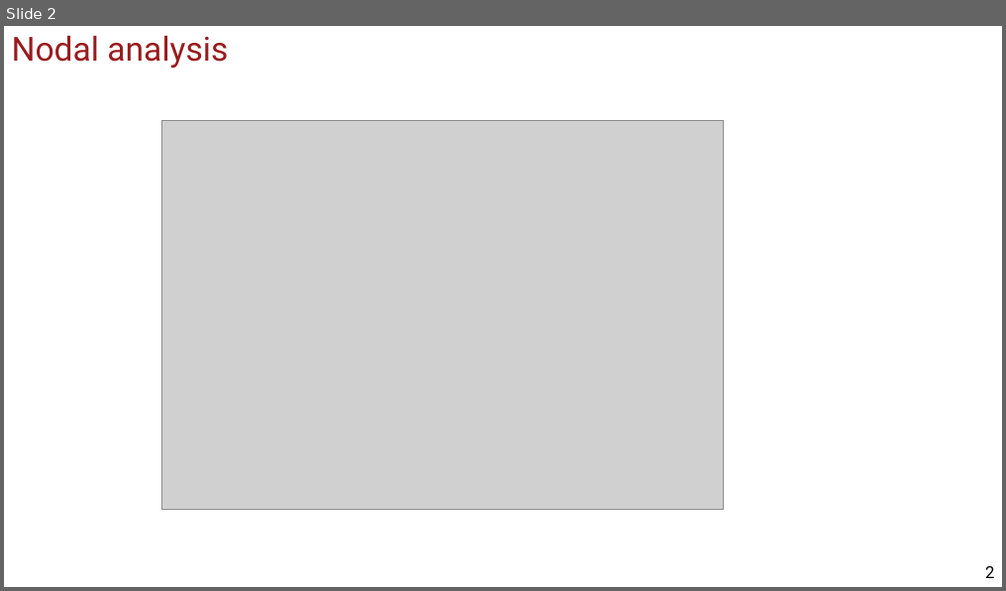
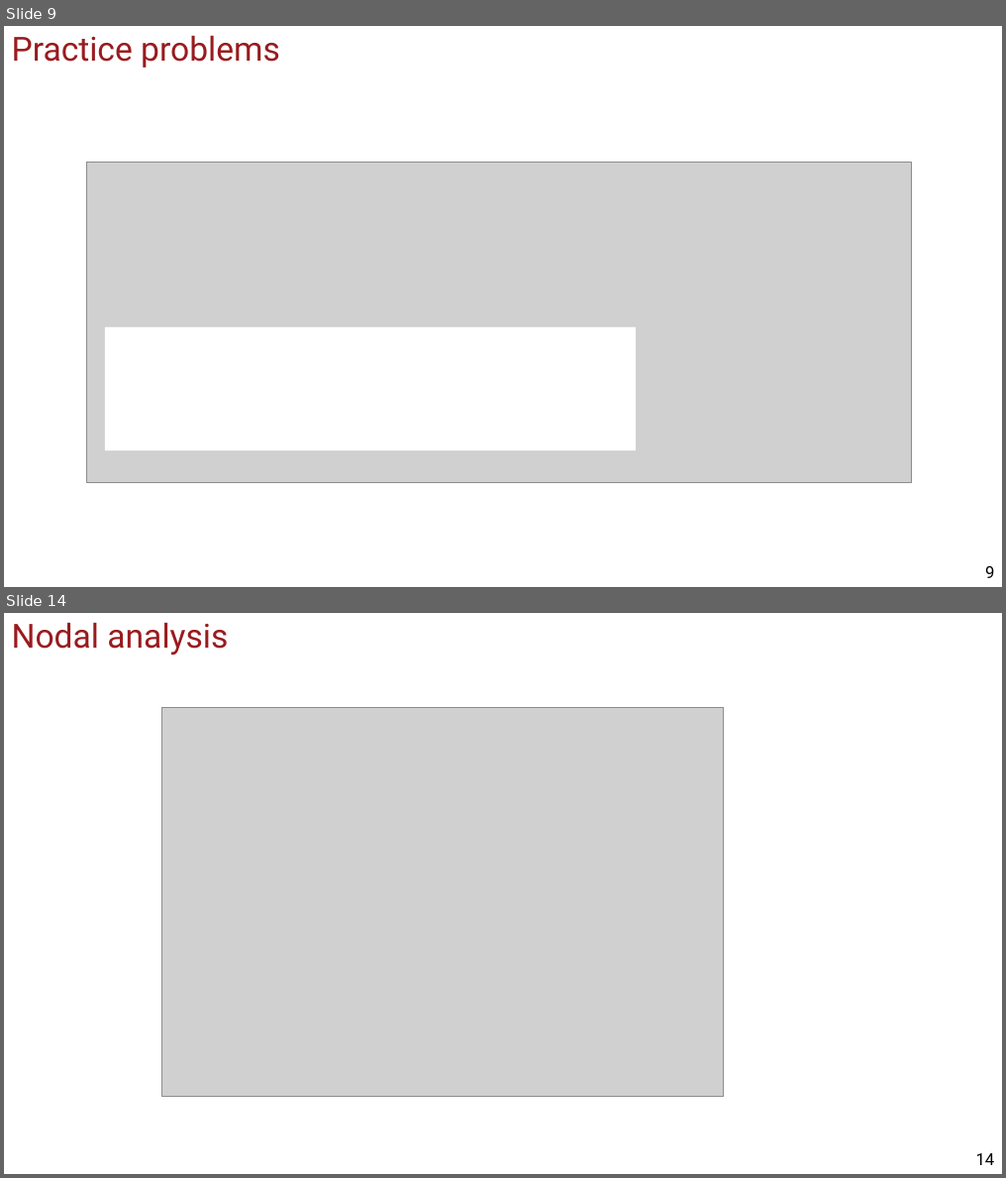
Before and after one commit to uscee105/ee105, a slide deck: assets/module-1-circuit/mod-1-lecture-6-circuit-analysis-2.pptx. Shown one above the other, each under a label of ours: slide 2 before the commit, slides 9 and 14 after it; the slides between them are not shown. The pictures are 1006x591 and 1006x1178 pixels, drawn with LibreOffice and Linux fonts; fonts in the diff are those of the drawing; grey boxes stand for pictures; background and template pictures are left out. Boxes give left, top, right and bottom in pixels: in the first picture for what was removed or moved away, otherwise in the second. Text is boxed around its words. In the diff, an @@ line names an element or a change of style, - is before the commit and + after.

```diff
--- a/assets/module-1-circuit/mod-1-lecture-6-circuit-analysis-2.pptx
+++ b/assets/module-1-circuit/mod-1-lecture-6-circuit-analysis-2.pptx
@@ slide 9 added at bbox=[4, 26, 1002, 587], background #FFFFFF @@
@@ title added at bbox=[12, 35, 280, 68], 32 pt, text #991B1E @@
+Practice problems
@@ picture added at bbox=[86, 163, 912, 482] @@
@@ rectangle added at bbox=[105, 328, 636, 452], fill #FFFFFF @@
@@ page number added at bbox=[985, 567, 994, 578], 16 pt, text #000000 @@
+9
@@ what was slide 2 is now slide 14 @@
@@ page number at bbox=[976, 1154, 995, 1165]: text changed @@
-2
+14
```
Also in this commit, not shown: 10 slides changed, 11 other slides added, 15 other files.
